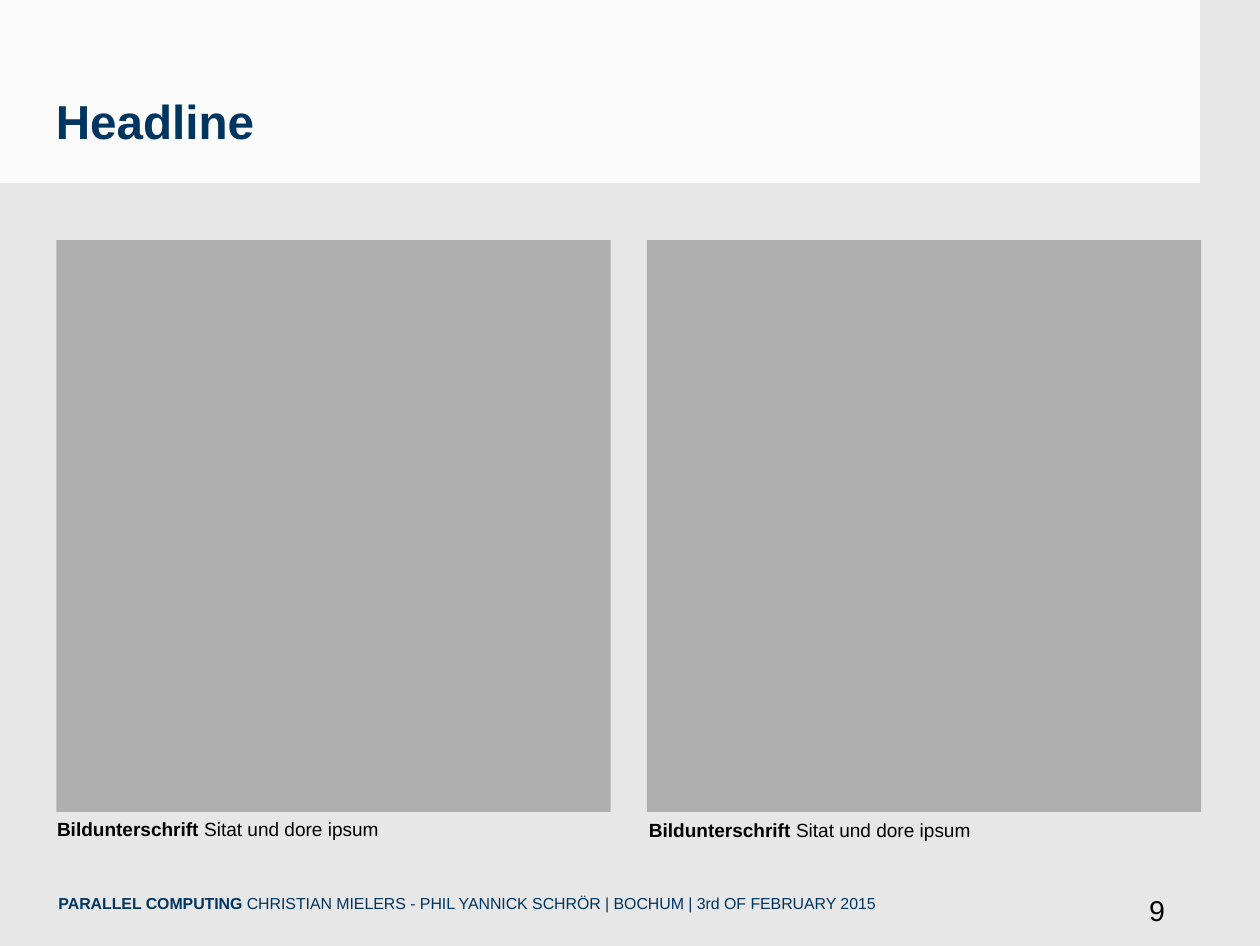
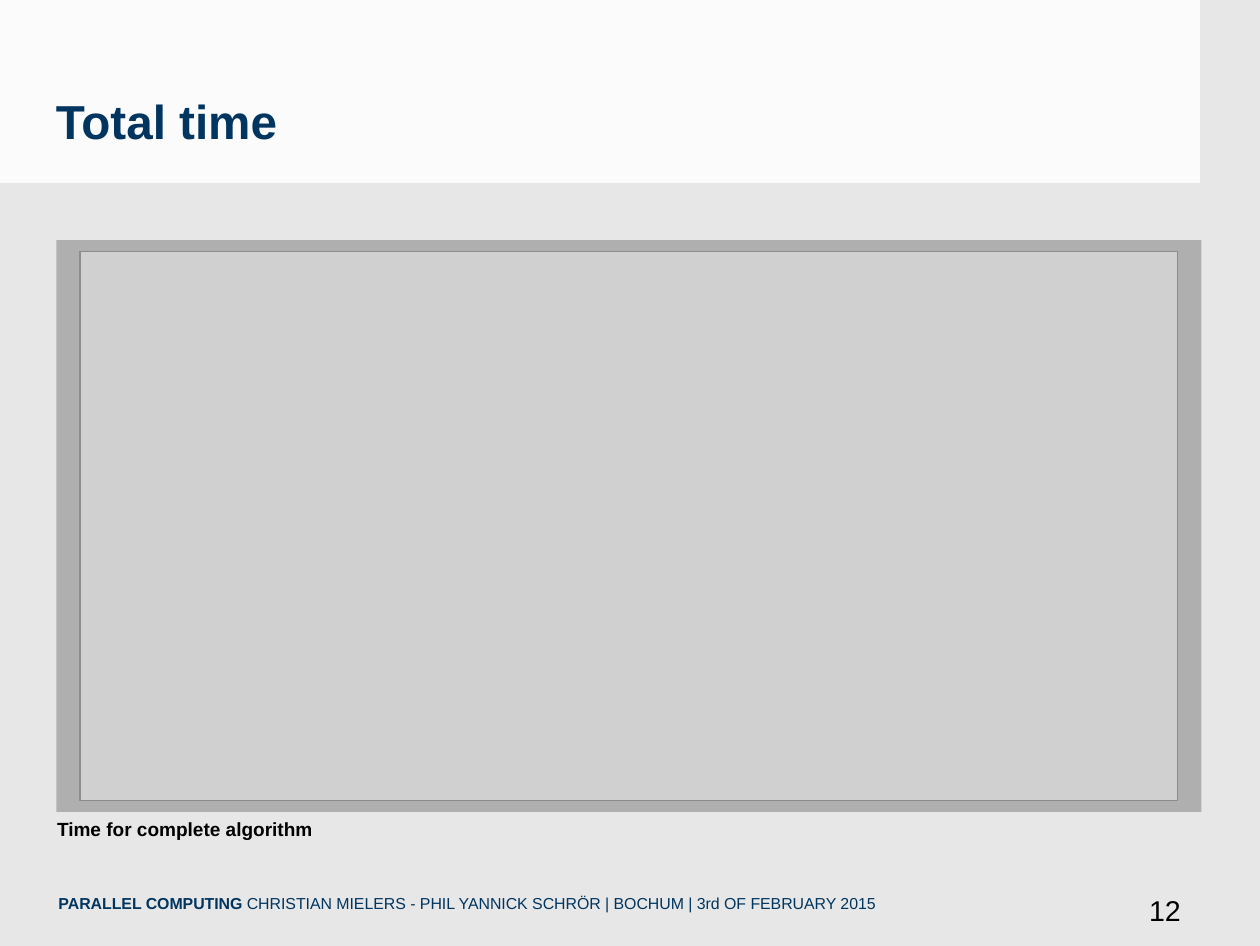
Before and after one commit to chris-code/cudaHough, a slide deck: slide 12 of Präsentation/PCSlides.odp (slide 9 before the commit). Drawn at 1260x946 pixels with LibreOffice and Linux fonts; fonts in the diff are those of the drawing; grey boxes stand for pictures; background and template pictures are left out. Boxes give left, top, right and bottom in pixels: in the first picture for what was removed or moved away, otherwise in the second. Text is boxed around its words. In the diff, an @@ line names an element or a change of style, - is before the commit and + after.

```diff
--- a/Präsentation/PCSlides.odp
+++ b/Präsentation/PCSlides.odp
@@ text at (x1=56, y1=104, x2=277, y2=140): text changed @@
-Headline
+Total time
@@ rectangle resized from (x1=56, y1=240, x2=611, y2=812) to (x1=56, y1=240, x2=1201, y2=812) @@
@@ picture added at (x1=80, y1=252, x2=1178, y2=800) @@
@@ rectangle removed at (x1=647, y1=240, x2=1202, y2=812) @@
@@ text at (x1=57, y1=822, x2=313, y2=840): text changed; bold on @@
-Bildunterschrift Sitat und dore ipsum
+Time for complete algorithm
@@ text removed at (x1=649, y1=823, x2=971, y2=841) @@
-Bildunterschrift Sitat und dore ipsum
@@ page number at (x1=1149, y1=901, x2=1181, y2=921): text changed @@
-9
+12
```
Also in this commit, not shown: 1 other slide changed, 3 slides added, 12 other files.
